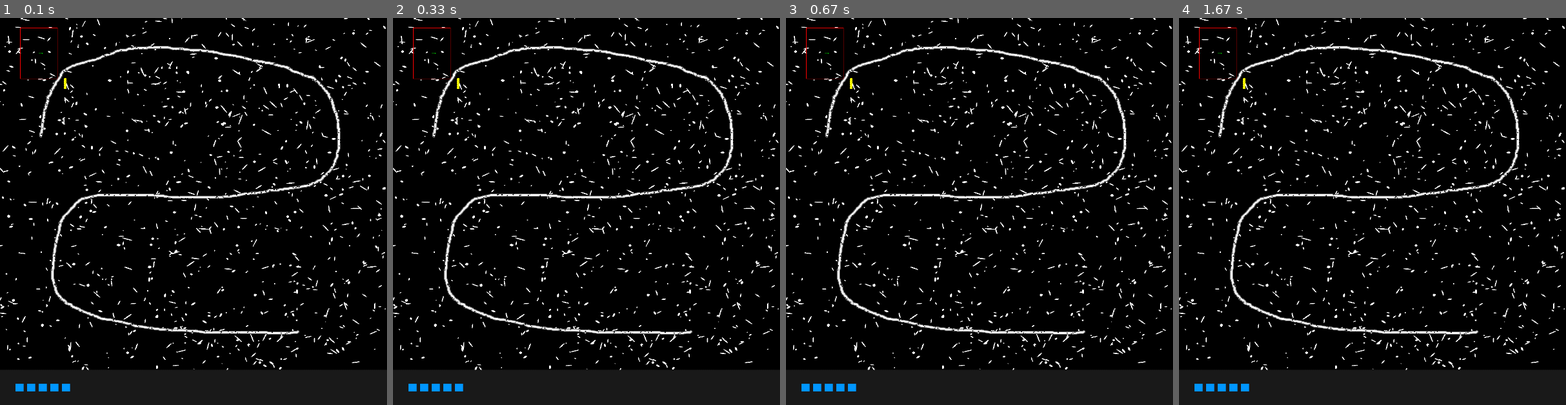
Above: before the commit, frames 1-4 (left to right).
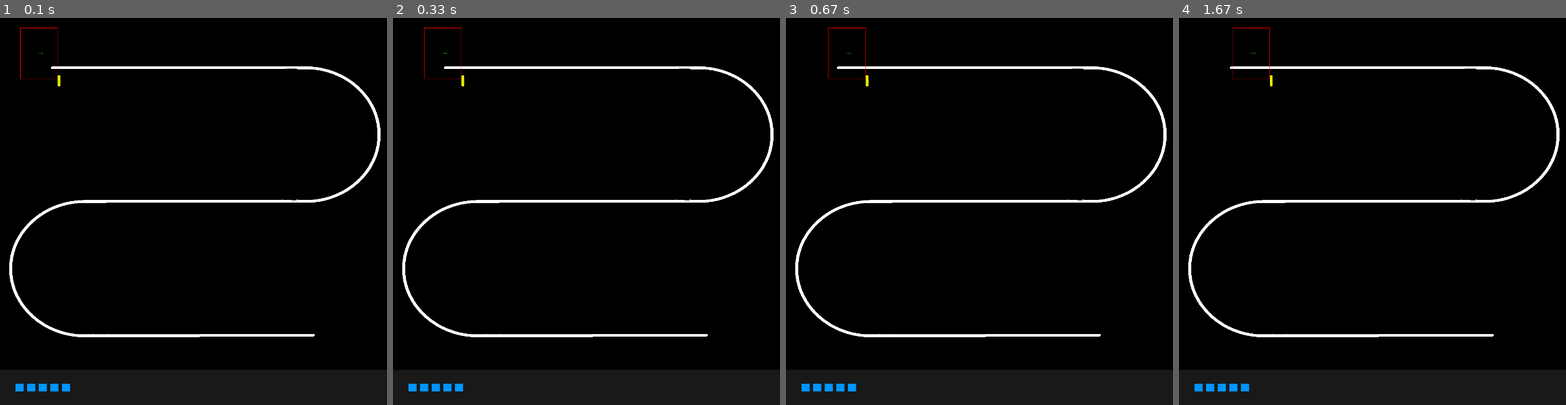
Above: after the commit, the same moments.

Repository: DavidChong2523/ECE183DA-code
Game: pygame game, started from main.py
The game is run twice, just before and just after one commit, with the same random seed, the same clock (stepped at 60 frames per second) and the same inputs.
Inputs:
- Up to frame 1 (0.1 s): no input
- Up to frame 2 (0.33 s): no input
- Up to frame 3 (0.67 s): no input
- Up to frame 4 (1.67 s): no input

The runs differ from the first frame. In frame 1, 7.5% of the frame differs, in the area x 0-100%, y 0-91%; in frame 2, 7.6%; in frame 3, 7.6%; in frame 4, 7.6%.

Commit message:
Added test lines

Diff:
--- a/main.py
+++ b/main.py
@@ -10,7 +10,7 @@
 LOGLEVEL = os.environ.get('LOGLEVEL', 'INFO').upper()
 logging.basicConfig(level=LOGLEVEL)
 
-s = Sim()    # Create instance of Robot testing system
+s = Sim(suppress_info=True)    # Create instance of Robot testing system
 
 # Create instance of inputs system.
 # You can only have one type of inputs per test
@@ -22,7 +22,7 @@
 
 # Create instance of robots and corresponding output methods.
 # each robot can have multiple output system
-image = LineEnv.LineEnv("line4.png")
+image = LineEnv.LineEnv("line_4ft_turn.png")
 image = image.image
 kinematics_model = KinematicsModel(image)
 #kin_out1 = FileOutput('test_kinematics.csv')
--- a/sim/constants.py
+++ b/sim/constants.py
@@ -10,7 +10,7 @@
     SERVO_SPEED = 2#13.6/2            # rad/s, 13.6 rad/s no load, nominal speed ~1/2
 
     # pos of middle sensor
-    SENSOR_POS = np.array([8.5, -10.75])      # [in]
+    SENSOR_POS = np.array([6.5, -9.75])      # [in]
     SENSOR_LENGTH = 0.5             # [in]
     SENSOR_WIDTH = 0.5              # [in]
     SENSOR_SEP = 0.25               # [in]
@@ -23,6 +23,12 @@
 
     # sensor noise probability
     S_NOISE = 0.000
+
+    # acutation noise probabilities
+    TRANS_NOISE = 0
+    ROT_NOISE = 0
+    TRANS_MAG = 0.1
+    ROT_MAG = 0.1
 
 class ENVIRONMENT:
     LENGTH = 1.0    # [m]
@@ -37,7 +43,7 @@
 
 class TEST:
     DT = 0.1  # [s]
-
+    DISPLAY_RATE = 10 # every 10 timesteps
 
 class DATA:
     TIMESTAMP = 'timestamp'
--- a/sim/environment/LineEnv.py
+++ b/sim/environment/LineEnv.py
@@ -12,9 +12,10 @@
         self.image = cv2.imread(fname)
         self.image = self.initialize_env(self.image)
 
-        degraded = self.degrade_line(self.image, 2, deg_type=1)
-        dirt = self.simulate_dirt_and_grass(degraded, 0.01, 5, 6, area_type=0, material=0)
-        grass = self.simulate_dirt_and_grass(self.image, 0.001, 5, 60, area_type=0, material=1)
+        #degraded = self.degrade_line(self.image, 2, deg_type=1)
+        degraded = self.image
+        dirt = self.simulate_dirt_and_grass(degraded, 0.00, 20, 50, area_type=0, material=0)
+        grass = self.simulate_dirt_and_grass(self.image, 0.00, 5, 10, area_type=0, material=1)
         self.image = dirt | grass
 
         self.image = cv2.cvtColor(self.image, cv2.COLOR_GRAY2BGR)
--- a/sim/robots/KinematicsModel.py
+++ b/sim/robots/KinematicsModel.py
@@ -16,10 +16,11 @@
         self.env = environment
 
         # pid control
+        self.last_reading_time = 0
         self.n = 1
         self.pid_history = 0
         self.prev_reading = 0
-        self.pid_readings = collections.deque(maxlen=5)
+        self.pid_readings = collections.deque(maxlen=1)
 
     def drive(self, inpt, timestamp):
         """drive the robot to the next state
@@ -27,9 +28,8 @@
         :return full state feedback"""
         self.inpt = tuple(ROBOT.SERVO_SPEED * i for i in inpt)
 
-        # DEBUG
-        if(not all([i == 0 for i in self.outpt[ROBOT.I_SENSE]])):
-            self.inpt = self.pid_control()
+        # pid control
+        self.inpt = self.pid_control()
 
         self._kinematics_model(timestamp-self._t_minus_1)
         self._t_minus_1 = timestamp
@@ -40,14 +40,25 @@
         self._sensor_model()
         return self.outpt
 
+    """
+    high score: inpt = [5,5], pid = 1*p + 0.5*i + 0*d
+    prev vals: inpt = [0.75, 0.75], pid = 0.4p + 0.1*i
+    """
     def pid_control(self):
         readings = self.outpt[ROBOT.I_SENSE]
-        inpt = [0.75, 0.75]
+        if(not any(readings)):
+            self.last_reading_time += 1
+        else:
+            self.last_reading_time = 0
+
+        # inpt = vel / ROBOT.WHEEL_RADIUS, vel = 12 in/s
+        inpt = [12/ROBOT.WHEEL_RADIUS, 12/ROBOT.WHEEL_RADIUS]
+        #inpt = [2, 2]
         curr_p = sum([(i-ROBOT.NUM_SENSORS//2)*r for i, r in enumerate(readings)])
         self.pid_readings.append(curr_p)
         # moving average
         p = sum(self.pid_readings) / len(self.pid_readings)
-        print("CURR P", curr_p, "AVG P", p)
+        #print("CURR P", curr_p, "AVG P", p)
 
         self.pid_history += p
         i = self.pid_history
@@ -55,13 +66,22 @@
         d = self.prev_reading - p# - self.prev_reading
         self.prev_reading = p
 
-        pid = 0.1*p + 0.005*i + 0.1*d
+        pid = 1*p +0.5*i + 0.1*d
+
+        # sensor offset
+        inpt[0] += (9*pid)/ROBOT.WHEEL_RADIUS#pid#np.sign(pid)*0.2
+        inpt[1] += (9*pid)/ROBOT.WHEEL_RADIUS#pid#np.sign(pid)*0.2
 
         inpt[0] += pid
         inpt[1] -= pid
+
+        print("PID:", pid, "INPT:", inpt)
+
+        # Manual control
+        if(sum(self.pid_readings) == 0 and self.last_reading_time > 10):
+            return self.inpt
+
         return inpt
-
-
 
     """
     https://www.cs.columbia.edu/~allen/F17/NOTES/icckinematics.pdf
@@ -98,18 +118,24 @@
         self.state[ROBOT.I_Y] = update[1]
         self.state[ROBOT.I_THETA] = update[2]
 
-        def rotation_mat(theta):
-            c, s = np.cos(theta), np.sin(theta)
-            rot = np.array([[c, -s], [s, c]])
-            return rot
+        # simulate noise
+        self.actuation_noise()
 
-        angle = np.array([np.cos(theta), np.sin(theta)])
-        pos = np.array([x, y])
-        rot_mat = rotation_mat(-np.pi/2)
-        sensor_state = pos + ROBOT.SENSOR_POS[0]*angle + ROBOT.SENSOR_POS[1]*(rot_mat@angle.reshape((2,1)).reshape((2,)))
-        #print(self.state)
-        self.state[3] = float(sensor_state[0])
-        self.state[4] = float(sensor_state[1])
+    def actuation_noise(self):
+        trans_prob = ROBOT.TRANS_NOISE
+        rot_prob = ROBOT.ROT_NOISE
+        trans_mag = ROBOT.TRANS_MAG
+        rot_mag = ROBOT.ROT_MAG
+
+        if(np.random.uniform() < trans_prob):
+            x_noise = np.random.uniform(low=-trans_mag, high=trans_mag)
+            y_noise = np.random.uniform(low=-trans_mag, high=trans_mag)
+            self.state[ROBOT.I_X] += x_noise
+            self.state[ROBOT.I_Y] += y_noise
+        if(np.random.uniform() < rot_prob):
+            rot_noise = np.random.uniform(low=-rot_mag, high=rot_mag)
+            self.state[ROBOT.I_THETA] = (self.state[ROBOT.I_THETA] + rot_noise) % (2*np.pi)
+
 
     def _sensor_model(self):
         """TODO: Your sensor equations here"""
Binary file added: line5.png
Binary file added: line_1ft_turn.png
Binary file added: line_2ft_turn.png
Binary file added: line_3ft_turn.png
Binary file added: line_4ft_turn.png
